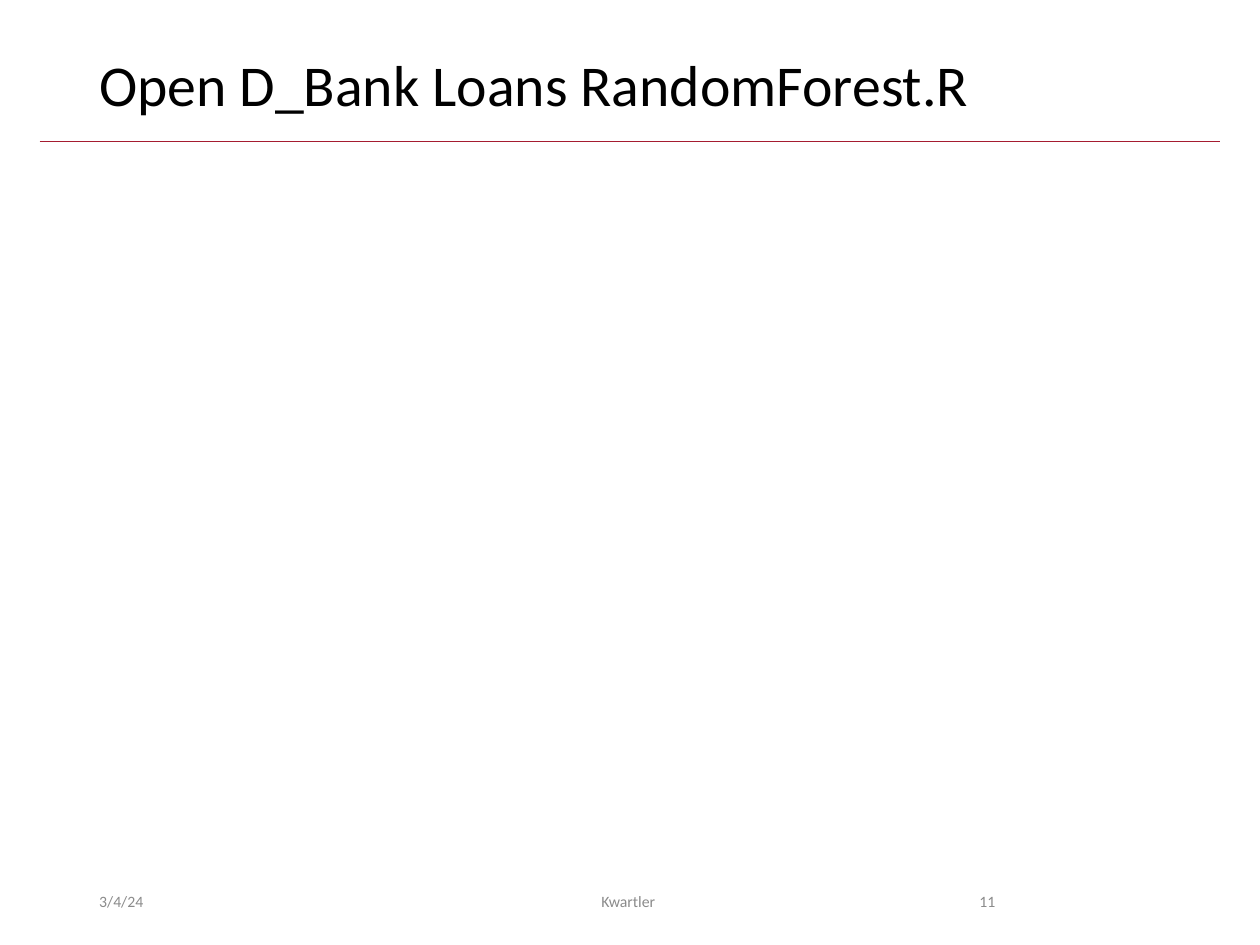
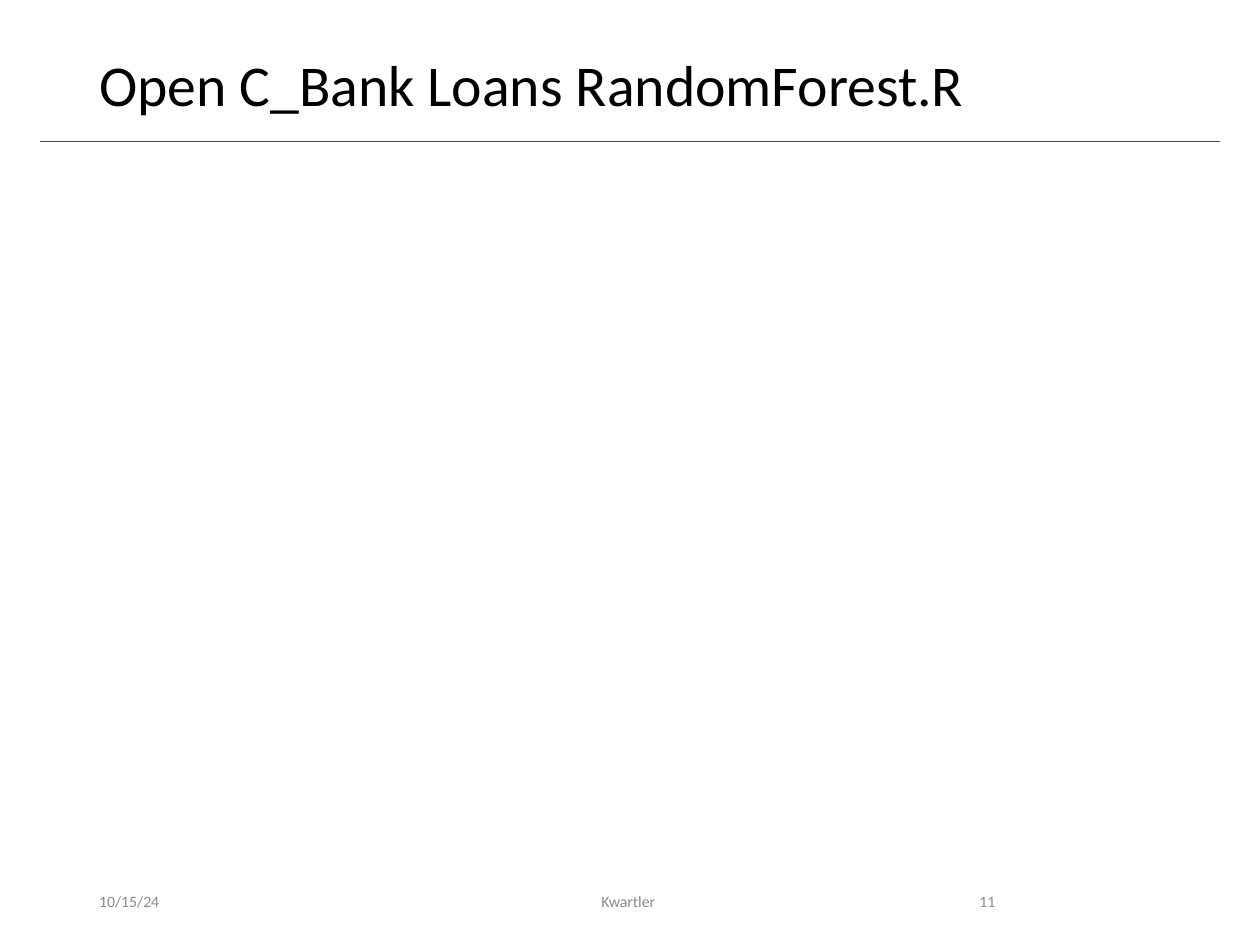
Before and after one commit to kwartler/Vienna_24, a slide deck: slide 11 of Fall_2024/day1/C_RandomForests.pptx. Drawn at 1260x945 pixels with LibreOffice and Linux fonts; fonts in the diff are those of the drawing; background and template pictures are left out. Boxes give left, top, right and bottom in pixels: in the first picture for what was removed or moved away, otherwise in the second. Text is boxed around its words. In the diff, an @@ line names an element or a change of style, - is before the commit and + after.

```diff
--- a/Fall_2024/day1/C_RandomForests.pptx
+++ b/Fall_2024/day1/C_RandomForests.pptx
@@ title at [99, 66, 963, 116]: text changed @@
-Open D_Bank Loans RandomForest.R
+Open C_Bank Loans RandomForest.R
@@ text at [99, 896, 159, 908]: text changed @@
-3/4/24
+10/15/24
```
Also in this commit, not shown: 10 other slides changed, 1 slide removed, 33 other files.
